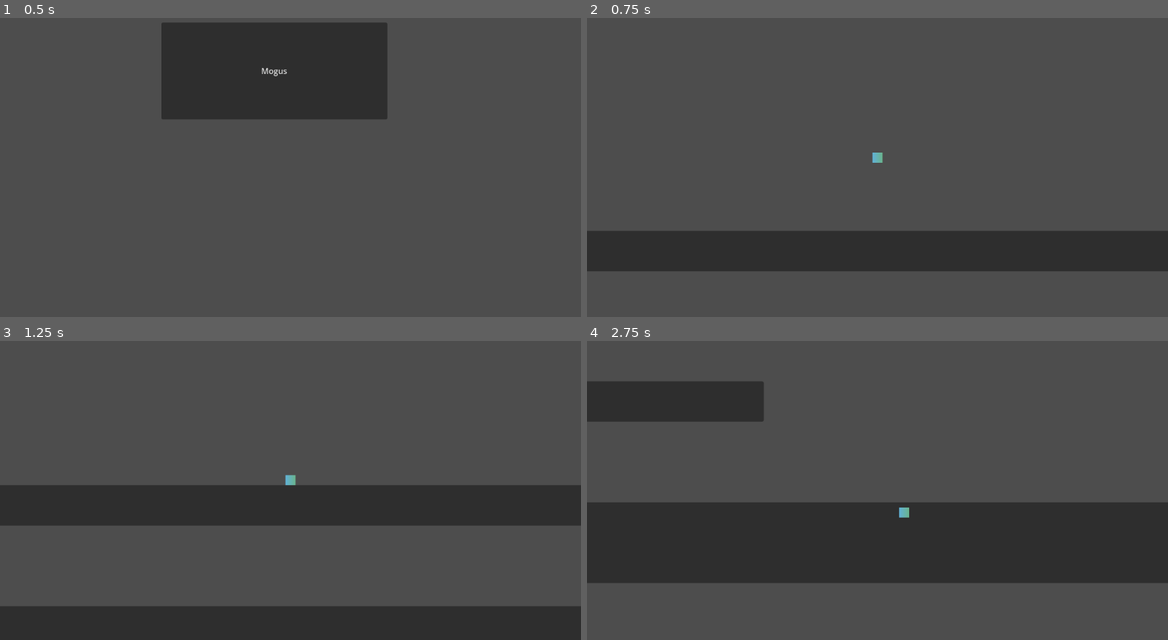
Above: before the commit, frames 1-4 (two rows, left to right).
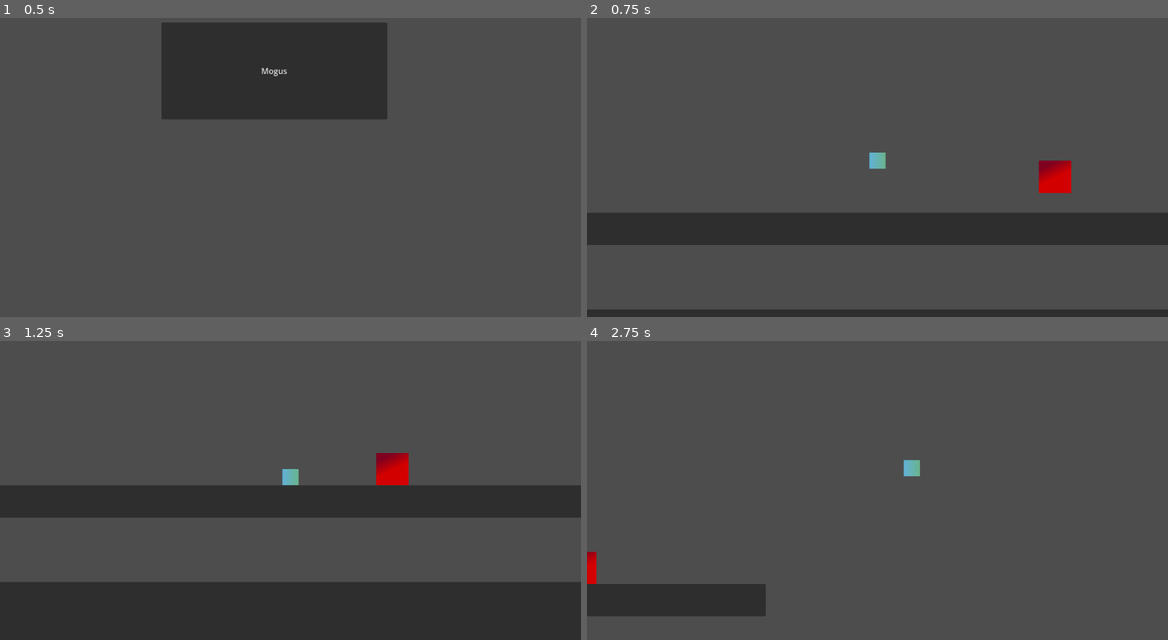
Above: after the commit, the same moments.

Repository: DavidAV05/FirstGame
Game: Godot game, scene res://game/menus/main_menu.tscn
Two runs of this game, one before a commit and one after it. Both use one fixed random seed, a clock stepped at 60 frames per second and the inputs below. Before the commit the project starts from res://game/menus/mainMenu.tscn.
Inputs:
- Up to frame 1 (0.5 s): no input
- Up to frame 2 (0.75 s): click "Mogus" at 0.5 s
- Up to frame 3 (1.25 s): no input
- Up to frame 4 (2.75 s): hold Right (move_right) from 1.28 s (still down); tap Shift (dash) at 1.35, 2.1 s; tap Space (jump) at 1.52, 2.27 s

Frame 1 is identical in both runs. In frame 2, 18% of the frame differs, in the area x 0-100%, y 45-100%; in frame 3, 11%; in frame 4, 34%, in the area x 0-100%, y 13-92%.

Commit message:
Added simple enemy prototypw

Diff:
--- /dev/null
+++ b/game/Characters/Enemies/seeker/seeker.gd
@@ -0,0 +1,46 @@
+extends CharacterBody2D
+
+
+const SPEED = 300.0
+const JUMP_VELOCITY = -400.0
+
+# Get the gravity from the project settings to be synced with RigidBody nodes.
+var gravity = ProjectSettings.get_setting("physics/2d/default_gravity")
+
+var chasing = false
+var player = null
+
+
+func _physics_process(delta):
+	var direction = 0
+	move_and_slide()
+	# Add the gravity.
+	if not is_on_floor():
+		velocity.y += gravity * delta
+
+	if chasing:
+		if player.position.x - self.position.x < -10:
+			direction = -1
+		elif player.position.x - self.position.x > 10:
+			direction = 1
+		else:
+			direction = 0
+		print(direction)
+
+		velocity.x = SPEED * direction
+
+
+func _on_player_detection_body_entered(body):
+	if body.name == "player":
+		chasing = true
+		player = body
+
+
+func _on_player_chase_area_body_exited(body):
+	if body.name == "player":
+		chasing = false
+
+
+func _on_lethal_collision_body_entered(body):
+	if body.name == "player":
+		body.death(Vector2(0, 0))
--- /dev/null
+++ b/game/Characters/Enemies/seeker/seeker.tscn
@@ -0,0 +1,54 @@
+[gd_scene load_steps=8 format=3 uid="uid://clbqu0va2qca7"]
+
+[ext_resource type="Script" path="res://game/Characters/Enemies/seeker/seeker.gd" id="1_1u86w"]
+
+[sub_resource type="RectangleShape2D" id="RectangleShape2D_8jlwo"]
+size = Vector2(64, 64)
+
+[sub_resource type="Gradient" id="Gradient_df78g"]
+colors = PackedColorArray(0.827451, 0, 0, 1, 0.50116, 0, 0.125614, 1)
+
+[sub_resource type="GradientTexture2D" id="GradientTexture2D_4neps"]
+gradient = SubResource("Gradient_df78g")
+fill_from = Vector2(0.573394, 0.5)
+fill_to = Vector2(0.380734, 0.087156)
+
+[sub_resource type="RectangleShape2D" id="RectangleShape2D_0b51o"]
+size = Vector2(80, 80)
+
+[sub_resource type="CircleShape2D" id="CircleShape2D_hraui"]
+radius = 336.0
+
+[sub_resource type="CircleShape2D" id="CircleShape2D_4mdva"]
+radius = 544.0
+
+[node name="CharacterBody2D" type="CharacterBody2D"]
+position = Vector2(32, 32)
+script = ExtResource("1_1u86w")
+
+[node name="CollisionShape2D" type="CollisionShape2D" parent="."]
+shape = SubResource("RectangleShape2D_8jlwo")
+
+[node name="Sprite2D2" type="Sprite2D" parent="."]
+texture = SubResource("GradientTexture2D_4neps")
+
+[node name="LethalCollision" type="Area2D" parent="."]
+
+[node name="CollisionShape2D" type="CollisionShape2D" parent="LethalCollision"]
+shape = SubResource("RectangleShape2D_0b51o")
+
+[node name="PlayerDetection" type="Area2D" parent="."]
+
+[node name="CollisionShape2D" type="CollisionShape2D" parent="PlayerDetection"]
+scale = Vector2(1.5, 1)
+shape = SubResource("CircleShape2D_hraui")
+
+[node name="PlayerChaseArea" type="Area2D" parent="."]
+
+[node name="CollisionShape2D" type="CollisionShape2D" parent="PlayerChaseArea"]
+scale = Vector2(1.5, 1)
+shape = SubResource("CircleShape2D_4mdva")
+
+[connection signal="body_entered" from="LethalCollision" to="." method="_on_lethal_collision_body_entered"]
+[connection signal="body_entered" from="PlayerDetection" to="." method="_on_player_detection_body_entered"]
+[connection signal="body_exited" from="PlayerChaseArea" to="." method="_on_player_chase_area_body_exited"]
--- a/game/player/player.gd
+++ b/game/Characters/player/player.gd
@@ -1,7 +1,7 @@
 extends CharacterBody2D
 
-const SPEED = 500.0
-const JUMP_VELOCITY = -400.0
+const SPEED = 800.0
+const JUMP_VELOCITY = -900.0
 
 var dash = true
 @onready var dash_timer = $dash_timer
@@ -19,7 +19,7 @@
 # Handles all the basic horizontal movement
 func move_horizontal (direction):
 	# Checks if player is walking
-	velocity.x = move_toward(velocity.x, SPEED * direction, SPEED / 20)
+	velocity.x = move_toward(velocity.x, SPEED * direction, SPEED / 10)
 
 
 
@@ -38,7 +38,7 @@
 			velocity.y = -JUMP_VELOCITY * 1.5
 		# Define dash right and left
 		else:
-			velocity.x = SPEED * 2 * direction
+			velocity.x = SPEED * 3 * direction
 
 	dash = false
 
--- a/game/player/player.tscn
+++ b/game/Characters/player/player.tscn
@@ -1,9 +1,9 @@
 [gd_scene load_steps=5 format=3 uid="uid://bwe8b1isyf17s"]
 
-[ext_resource type="Script" path="res://game/player/player.gd" id="1_h1qef"]
+[ext_resource type="Script" path="res://game/Characters/player/player.gd" id="1_h1qef"]
 
 [sub_resource type="RectangleShape2D" id="RectangleShape2D_ielvk"]
-size = Vector2(16, 16)
+size = Vector2(32, 32)
 
 [sub_resource type="Gradient" id="Gradient_7dwd4"]
 colors = PackedColorArray(0.38214, 0.698672, 0.850917, 1, 0.417609, 0.706196, 0.55294, 1)
@@ -12,11 +12,10 @@
 gradient = SubResource("Gradient_7dwd4")
 
 [node name="player" type="CharacterBody2D"]
-position = Vector2(80, 72)
+position = Vector2(16, 16)
 script = ExtResource("1_h1qef")
 
 [node name="Camera2D" type="Camera2D" parent="."]
-zoom = Vector2(1.25, 1.25)
 position_smoothing_enabled = true
 position_smoothing_speed = 10.0
 editor_draw_limits = true
@@ -25,7 +24,8 @@
 shape = SubResource("RectangleShape2D_ielvk")
 
 [node name="Sprite2D" type="Sprite2D" parent="."]
-scale = Vector2(0.0625, 16)
+position = Vector2(1.90735e-06, -1.90735e-06)
+scale = Vector2(0.125, 32)
 texture = SubResource("GradientTexture1D_h41op")
 
 [node name="dash_timer" type="Timer" parent="."]
--- a/game/menus/Button.gd
+++ b/game/menus/Button.gd
@@ -1,13 +1,4 @@
 extends Button
-
-
-# Called when the node enters the scene tree for the first time.
-func _ready():
-	pass # Replace with function body.
-
-# Called every frame. 'delta' is the elapsed time since the previous frame.
-func _process(delta):
-	pass
 
 func _pressed():
 	get_tree().change_scene_to_file("res://game/world/levels/level1/level1.tscn");
--- a/game/world/levels/level1/level1.tscn
+++ b/game/world/levels/level1/level1.tscn
@@ -1,7 +1,8 @@
-[gd_scene load_steps=5 format=3 uid="uid://qxcj4ajltyrs"]
+[gd_scene load_steps=6 format=3 uid="uid://qxcj4ajltyrs"]
 
 [ext_resource type="Script" path="res://game/world/levels/level1/Void.gd" id="1_41fup"]
-[ext_resource type="PackedScene" uid="uid://bwe8b1isyf17s" path="res://game/player/player.tscn" id="1_rsupv"]
+[ext_resource type="PackedScene" uid="uid://bwe8b1isyf17s" path="res://game/Characters/player/player.tscn" id="1_rsupv"]
+[ext_resource type="PackedScene" uid="uid://clbqu0va2qca7" path="res://game/Characters/Enemies/seeker/seeker.tscn" id="3_7qasc"]
 
 [sub_resource type="RectangleShape2D" id="RectangleShape2D_yals0"]
 size = Vector2(775.161, 24.0729)
@@ -45,4 +46,7 @@
 [node name="player" parent="." instance=ExtResource("1_rsupv")]
 position = Vector2(0, 0)
 
+[node name="CharacterBody2D" parent="." instance=ExtResource("3_7qasc")]
+position = Vector2(392, 32)
+
 [connection signal="body_entered" from="Objects/Void" to="Objects/Void" method="_on_body_entered"]
--- a/project.godot
+++ b/project.godot
@@ -11,7 +11,7 @@
 [application]
 
 config/name="FirstGame"
-run/main_scene="res://game/menus/mainMenu.tscn"
+run/main_scene="res://game/menus/main_menu.tscn"
 config/features=PackedStringArray("4.2", "Forward Plus")
 config/icon="res://icon.svg"
 
@@ -57,3 +57,7 @@
 "events": [Object(InputEventKey,"resource_local_to_scene":false,"resource_name":"","device":-1,"window_id":0,"alt_press …(182 unchanged characters)…
 ]
 }
+
+[physics]
+
+2d/default_gravity=1960.0
Not shown: 2 places in game/menus/main_menu.tscn that only renumber resources
Not shown, added: game/Characters/player/plaDF4F.tmp
